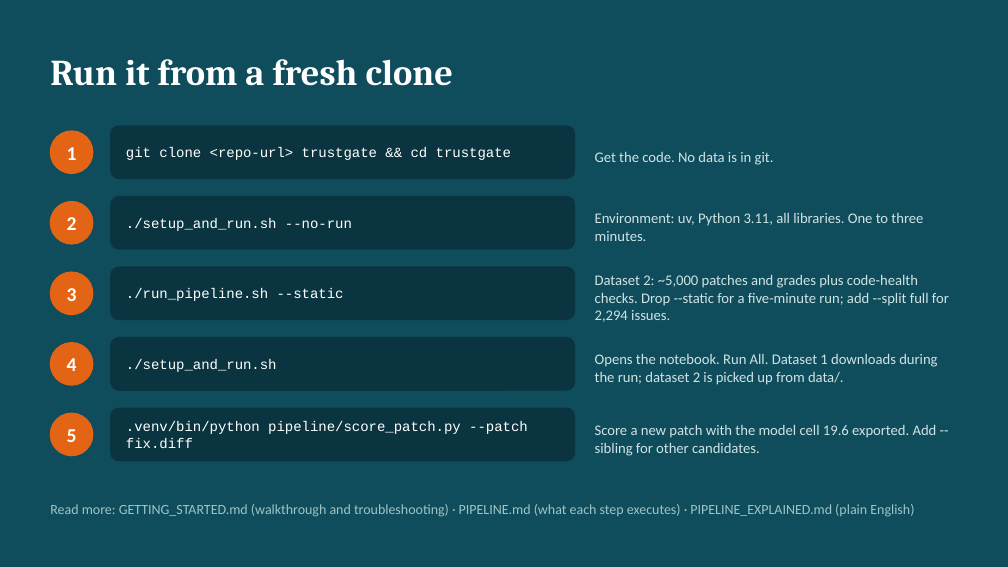
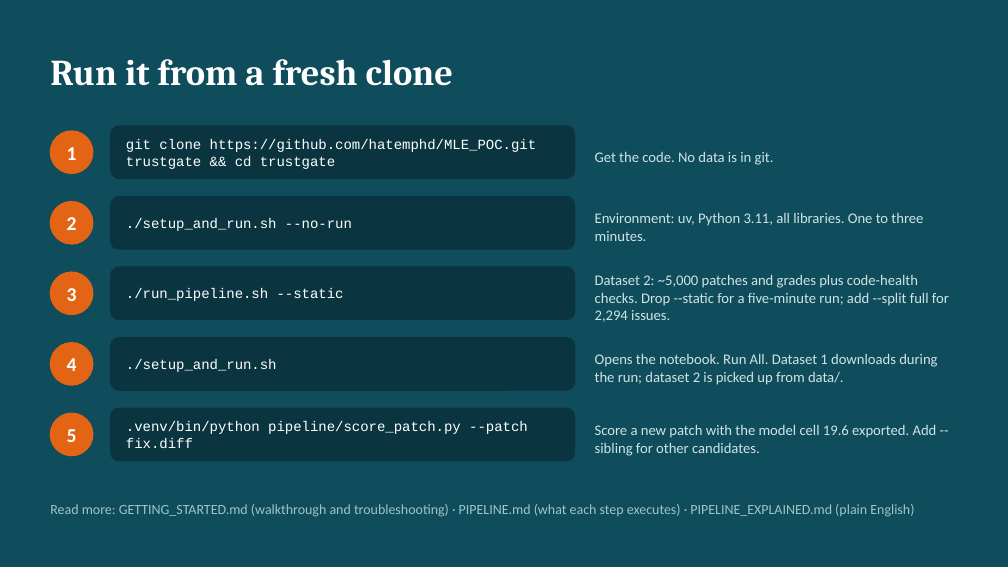
Before and after one commit to hatemphd/MLE_POC, a slide deck: slide 19 of TrustGate_Notebook_and_Pipeline.pptx. Drawn at 1008x567 pixels with LibreOffice and Linux fonts; fonts in the diff are those of the drawing. Boxes give left, top, right and bottom in pixels: in the first picture for what was removed or moved away, otherwise in the second. Text is boxed around its words. In the diff, an @@ line names an element or a change of style, - is before the commit and + after.

```diff
--- a/TrustGate_Notebook_and_Pipeline.pptx
+++ b/TrustGate_Notebook_and_Pipeline.pptx
@@ text at (x1=126, y1=139, x2=537, y2=169): text changed @@
-git clone <repo-url> trustgate && cd trustgate
+git clone https://github.com/hatemphd/MLE_POC.git trustgate && cd trustgate
```
Also in this commit, not shown: 1 other file.
